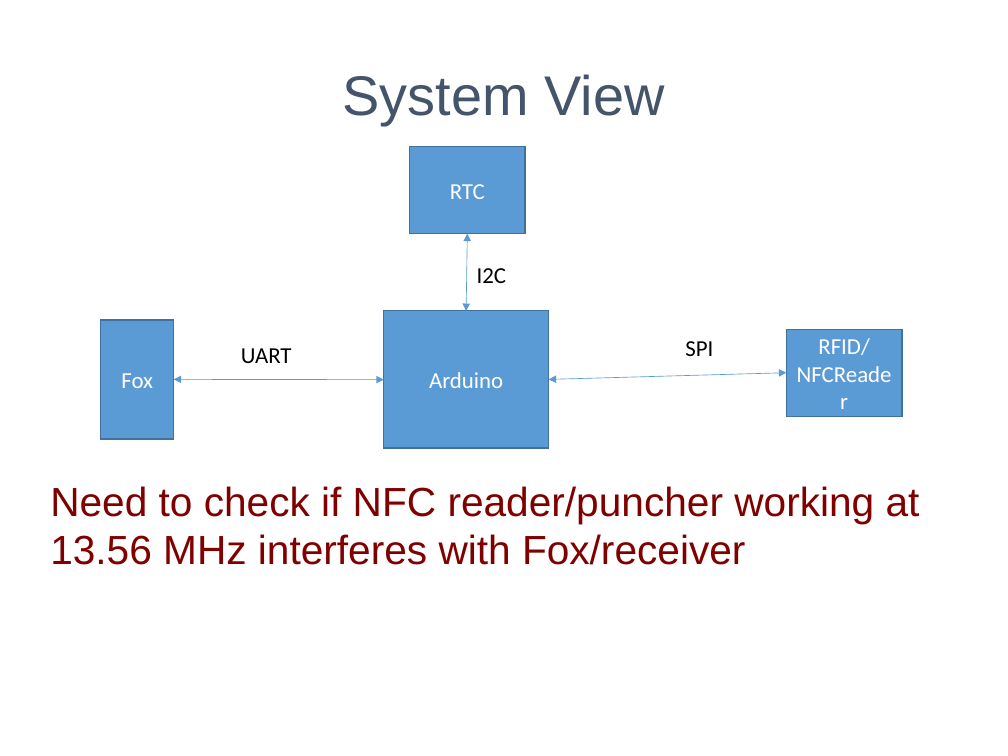
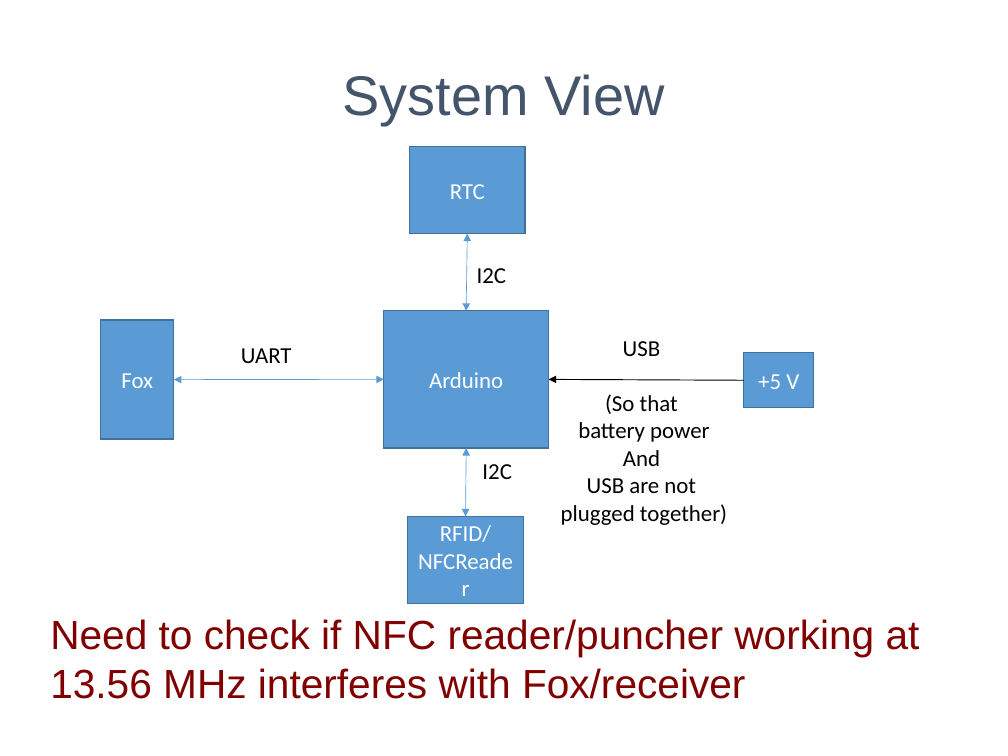
Before and after one commit to Django0/foxyrfid, a slide deck: slide 10 of docs/RFID.ppt. Drawn at 1008x756 pixels with LibreOffice and Linux fonts; fonts in the diff are those of the drawing. Boxes give left, top, right and bottom in pixels: in the first picture for what was removed or moved away, otherwise in the second. Text is boxed around its words. In the diff, an @@ line names an element or a change of style, - is before the commit and + after.

```diff
--- a/docs/RFID.ppt
+++ b/docs/RFID.ppt
@@ text added at bbox=[561, 341, 727, 525], 18 pt, text #000000 @@
+USB
+(So that
+battery power
+And
+USB are not
+plugged together)
@@ text removed at bbox=[685, 341, 713, 356] @@
-SPI
@@ rectangle added at bbox=[745, 353, 814, 408], fill #5B9BD5, outline #41719C 0.99 pt, 18 pt, text #FFFFFF @@
++5 V
@@ double arrow moved from (549, 380) - (787, 373) to (745, 381) - (549, 380) @@
@@ double arrow (745, 381) - (549, 380): double arrow to arrow; stroke #5B9BD5 0.51 pt to #000000 0.74 pt @@
@@ double arrow added from (466, 448) to (466, 517), #5B9BD5 0.51 pt @@
@@ text "Need to check if NFC ...": place and size @@
-text "Need to check if NFC ..." at bbox=[50, 486, 920, 565]
+text "Need to check if NFC ..." at bbox=[50, 619, 920, 699]
@@ text added at bbox=[482, 464, 511, 479], 18 pt, text #000000 @@
+I2C
@@ rectangle "RFID/NFCReader": place and size @@
-rectangle "RFID/NFCReader" at bbox=[787, 329, 902, 416]
+rectangle "RFID/NFCReader" at bbox=[408, 517, 523, 604]
```
Also in this commit, not shown: 1 other slide changed.
